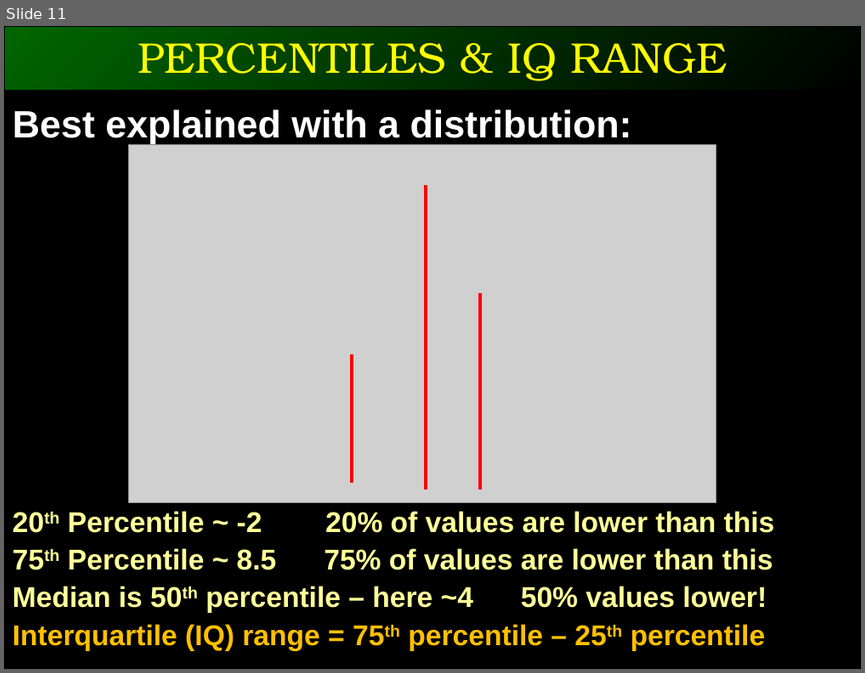
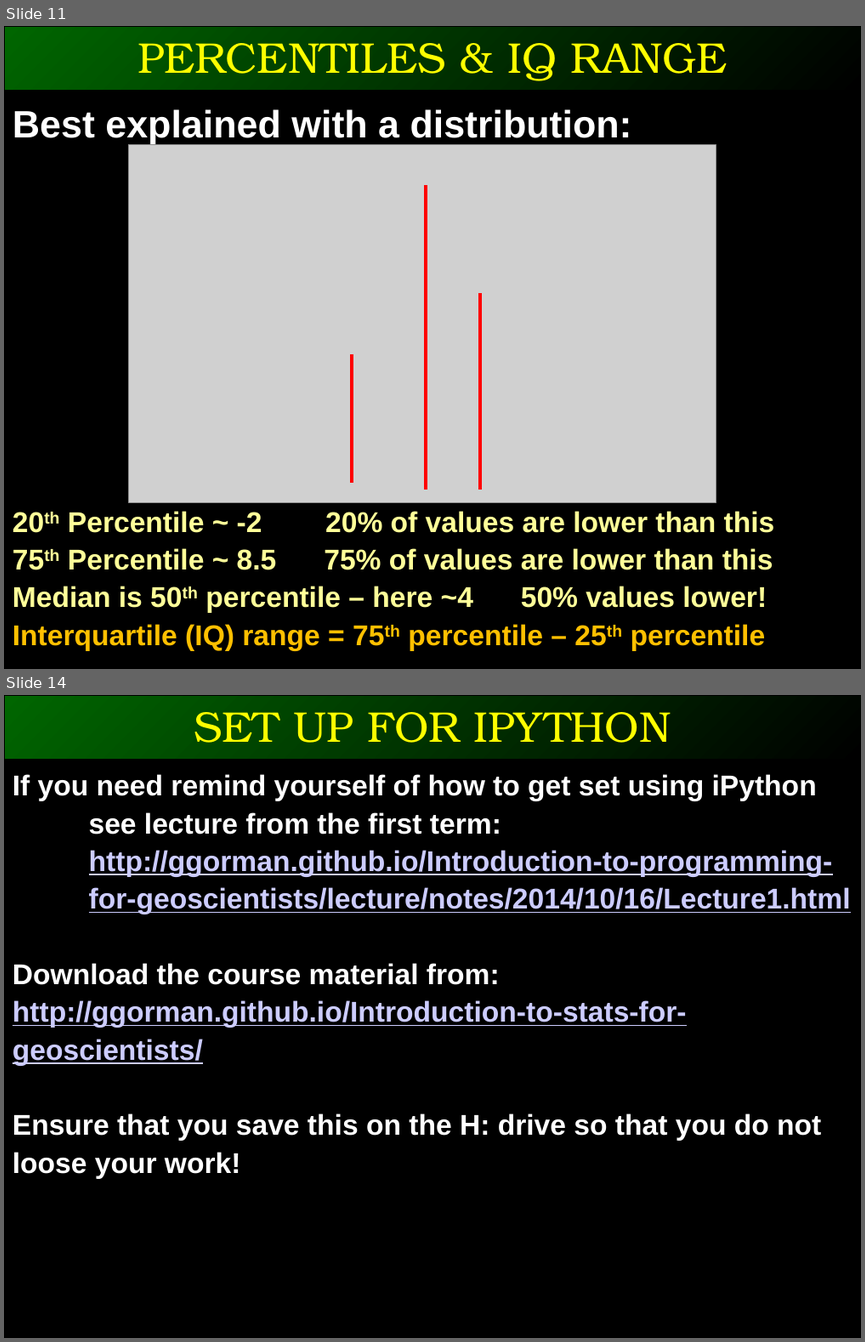
Before and after one commit to ggorman/Introduction-to-stats-for-geoscientists, a slide deck: slides/CSFG5.pptx. Shown one above the other, each under a label of ours: slide 11 before the commit, slides 11 and 14 after it; the slides between them are not shown. The pictures are 865x673 and 865x1342 pixels, drawn with LibreOffice and Linux fonts; fonts in the diff are those of the drawing; grey boxes stand for pictures. Boxes give left, top, right and bottom in pixels: in the first picture for what was removed or moved away, otherwise in the second. Text is boxed around its words. In the diff, an @@ line names an element or a change of style, - is before the commit and + after.

Commit message:
Iterated on first lecture.

```diff
--- a/slides/CSFG5.pptx
+++ b/slides/CSFG5.pptx
@@ slide 14 added at (4,695,861,1338), background #000000 @@
@@ rectangle added at (4,695,861,760), fill gradient #006600 to #000000, outline #000000 1.5 pt @@
@@ text added at (194,712,670,743), 36 pt, text #FFFF00 @@
+SET UP FOR IPYTHON
@@ text added at (12,774,851,1179), 24 pt, text #CCCCFF, bold, underline @@
+If you need remind yourself of how to get set using iPython see lecture from the first term: http://ggorman.github.io/Introduction-to-programming-for-geoscientists/lecture/notes/2014/10/16/Lecture1.html
+Download the course material from:
+http://ggorman.github.io/Introduction-to-stats-for-geoscientists/
+Ensure that you save this on the H: drive so that you do not loose your work!
```
Also in this commit, not shown: 14 slides changed, 1 other slide added, 1 slide removed.
